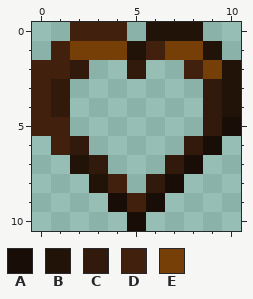
Pixel-art sprite -- Sources/Modules/MEAC/NonTrueMeleeProj/ShieldHeart.png. The first picture shows the starting point.
The file is 22x22 pixels, drawn in blocks of 2x2; one block is one cell here.
Palette (. is transparent): A #190e07  B #221309  C #311a0c  D #41210e  E #763f07
Pixels before, first column x 0:
 0 ..DDD.BBB..
 1 .DEEEBDEEB.
 2 DDC..C..DEB
 3 DC.......CB
 4 DC.......CB
 5 DD.......CA
 6 .DC.....CA.
 7 ..BC...CA..
 8 ...BD.CA...
 9 ....ADA....
10 .....A.....
After:
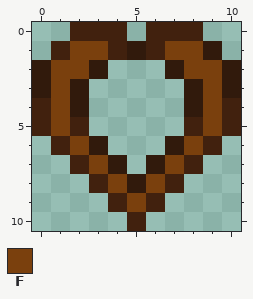
Colours new in this view: F #7a400d
What changed:
Changed rows in their new state; - is an unchanged pixel.
first column x 0:
 0 ------DDD--
 1 --FFDC-FFC-
 2 CFFC-.-CFFC
 3 CFC-----CFC
 4 -FC-----CFD
 5 -FD-----DFD
 6 --FC---CFD-
 7 --DFC-CFD--
 8 ---DFCFD---
 9 ----DFD----
10 -----D-----
Changed places in both pictures, as pixel boxes (x1, y1, x2, y2):
changed: (32, 22, 241, 231)
